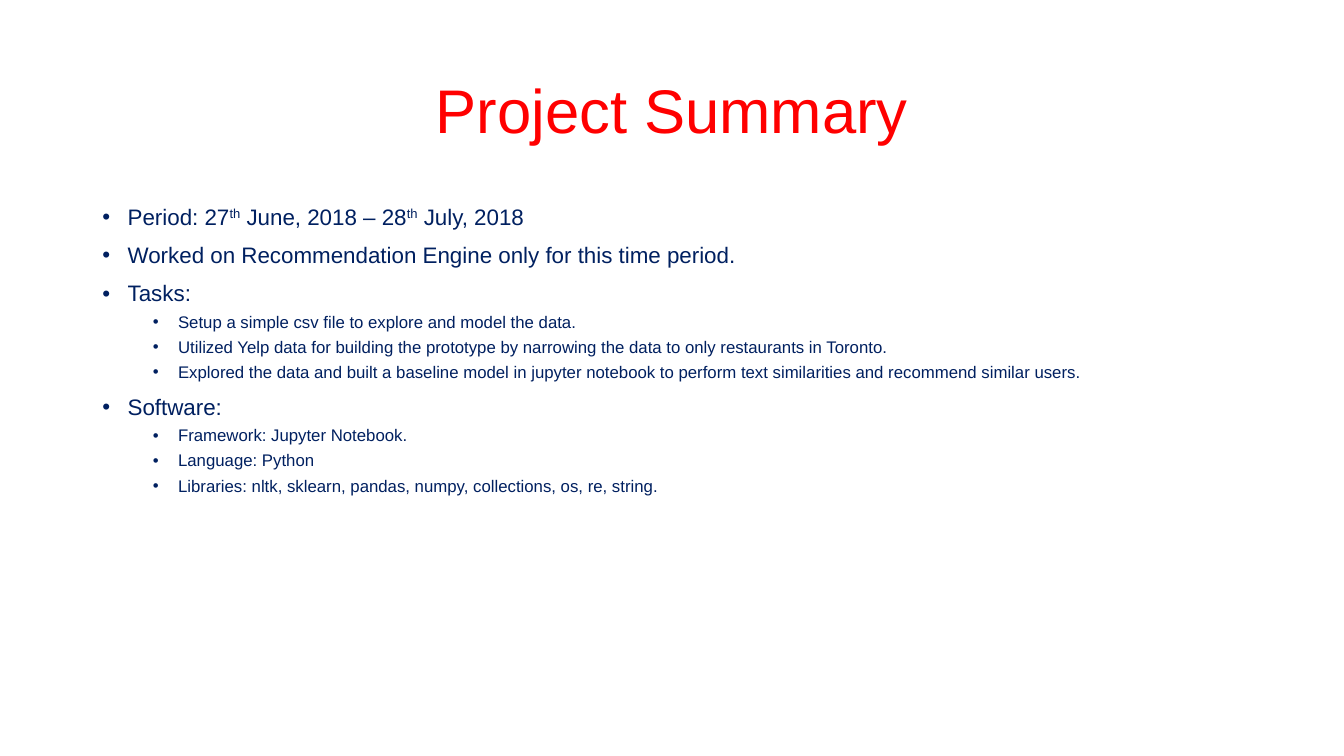
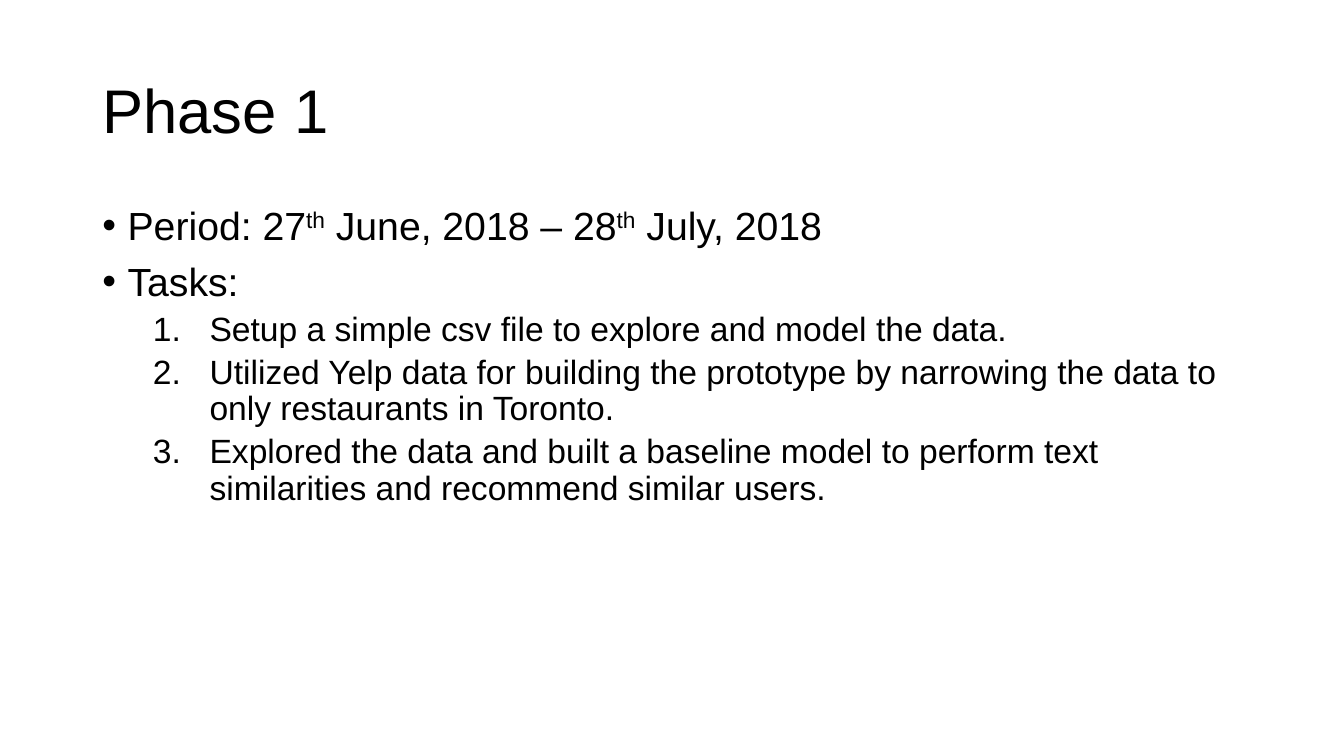
Before and after one commit to methoddatascience/Libra, a slide deck: slide 2 of reviewly/reviewly_libra.pptx (slide 3 before the commit). Drawn at 1344x756 pixels with LibreOffice and Linux fonts; fonts in the diff are those of the drawing; background and template pictures are left out. Boxes give left, top, right and bottom in pixels: in the first picture for what was removed or moved away, otherwise in the second. Text is boxed around its words. In the diff, an @@ line names an element or a change of style, - is before the commit and + after.

Commit message:
Modified PPT

```diff
--- a/reviewly/reviewly_libra.pptx
+++ b/reviewly/reviewly_libra.pptx
@@ title at box(102, 88, 328, 134): text changed; text colour #FF0000 to #000000 @@
-Project Summary
+Phase 1
@@ text at box(128, 211, 1216, 427): size 16 to 28 pt in "Period: 27th June, 2018 – 28th July, ...", "Tasks:"; text colour #002060 to #000000 in "Period: 27th June, 2018 – 28th July, ...", "Tasks:", "Setup a simple csv file to explore ...", "Utilized Yelp data for building the prototype ..."; size 12 to 24 pt in "Setup a simple csv file to explore ...", "Utilized Yelp data for building the prototype ..."; bullet • to 1. @@
@@ text at box(128, 246, 735, 268): paragraph removed @@
-• Worked on Recommendation Engine only for this time period.
@@ text at box(210, 438, 1098, 501): text changed; size 12 to 24 pt; text colour #002060 to #000000 @@
-  • Explored the data and built a baseline model in jupyter notebook to perform text similarities and recommend similar users.
-• Software:
-  • Framework: Jupyter Notebook.
-  • Language: Python
-  • Libraries: nltk, sklearn, pandas, numpy, collections, os, re, string.
+  3. Explored the data and built a baseline model to perform text similarities and recommend similar users.
```
Also in this commit, not shown: 7 other slides changed, 9 slides added, 1 slide removed.
